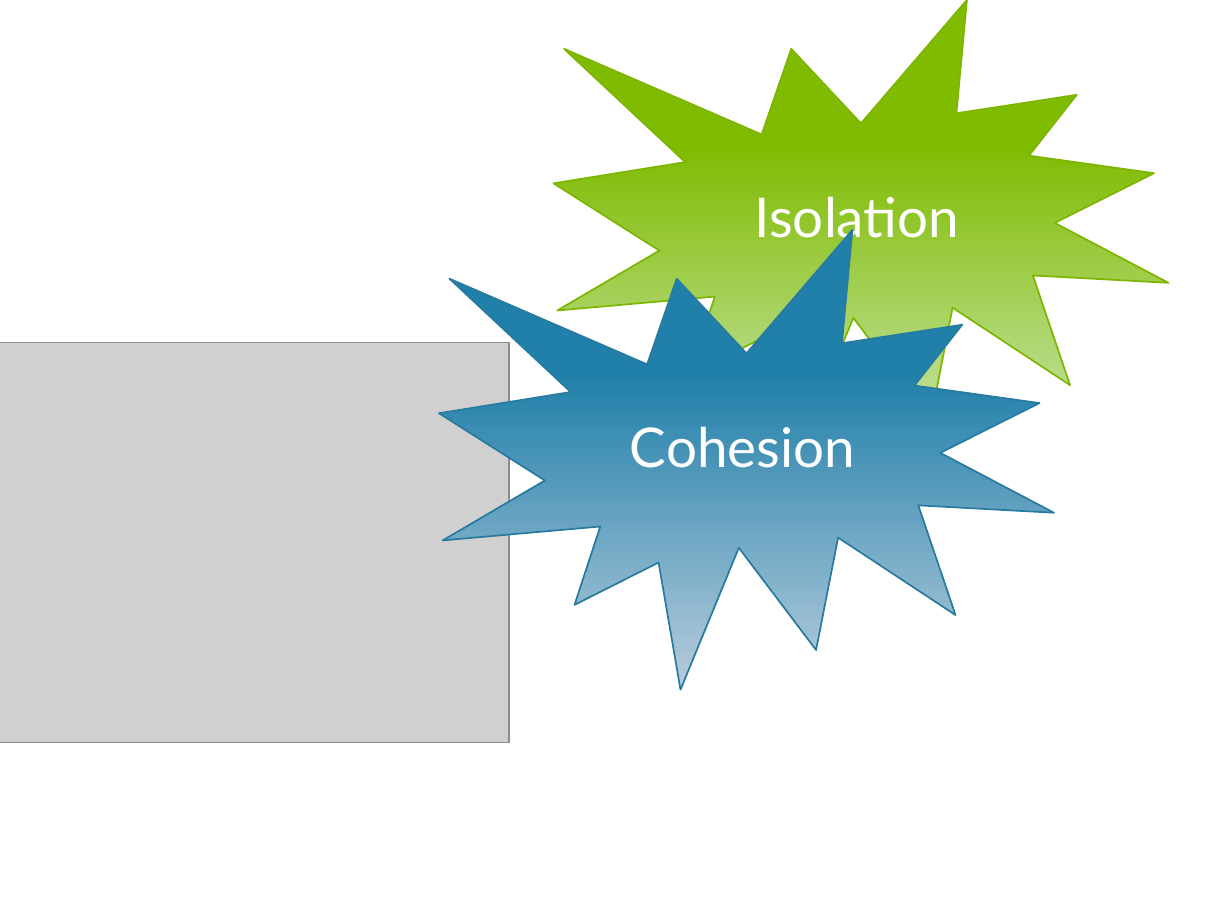
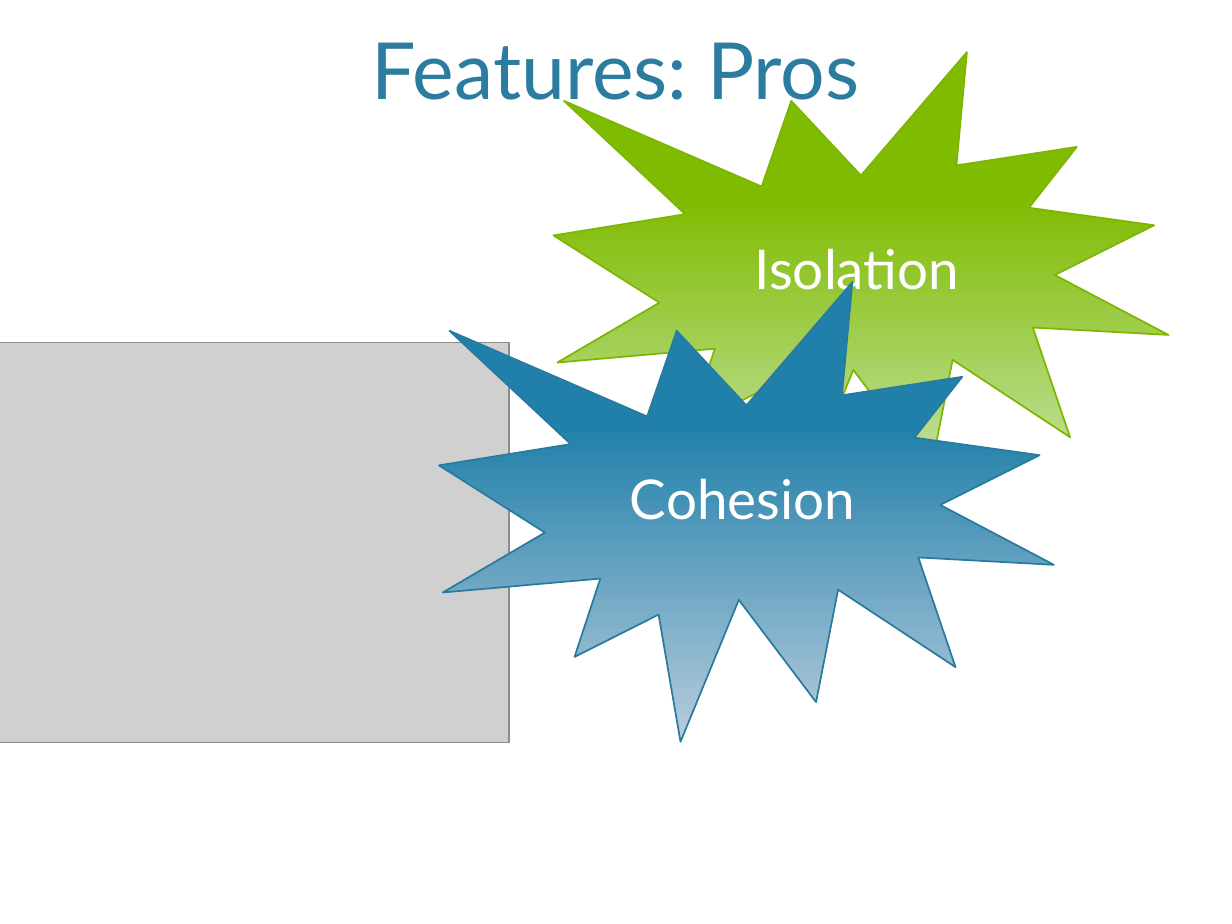
Before and after one commit to MiyamotoAkira/FeaturesVsLayers, a slide deck: slide 14 of FeaturesVsLayers.pptx. Drawn at 1232x924 pixels with LibreOffice and Linux fonts; fonts in the diff are those of the drawing; grey boxes stand for pictures; background and template pictures are left out. Boxes give left, top, right and bottom in pixels: in the first picture for what was removed or moved away, otherwise in the second. Text is boxed around its words. In the diff, an @@ line names an element or a change of style, - is before the commit and + after.

Commit message:
New slides and some small changes
New slide for breaking things up has been added. Also, Pros and cons have
titles now. Cons have a couple of examples as well. Fixed arrows on first
slide of alternative features. And moved the grouping of layering up to
show the 3  layer architecture.

```diff
--- a/FeaturesVsLayers.pptx
+++ b/FeaturesVsLayers.pptx
@@ text added at <box>372,42,859,113</box>, 46 pt, text #2C7C9F @@
+Features: Pros
@@ irregular seal "Isolation": place and size @@
-irregular seal "Isolation" at <box>553,0,1168,460</box>
+irregular seal "Isolation" at <box>553,52,1168,511</box>
@@ irregular seal "Cohesion": place and size @@
-irregular seal "Cohesion" at <box>439,230,1053,690</box>
+irregular seal "Cohesion" at <box>439,282,1053,742</box>
```
Also in this commit, not shown: 4 other slides changed, 2 slides added, 3 slides removed.
